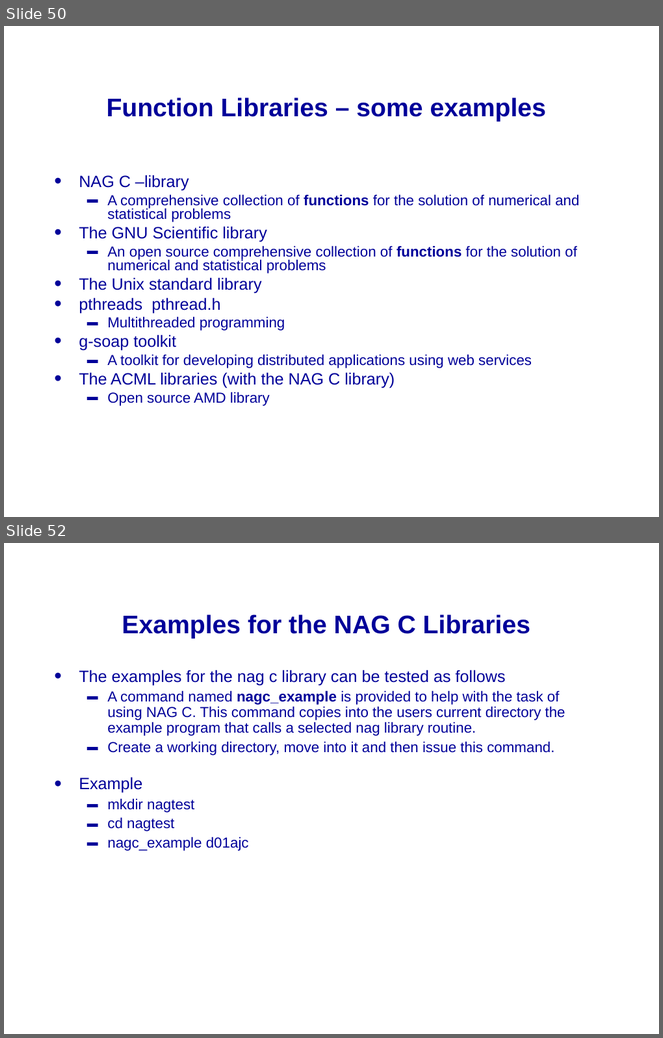
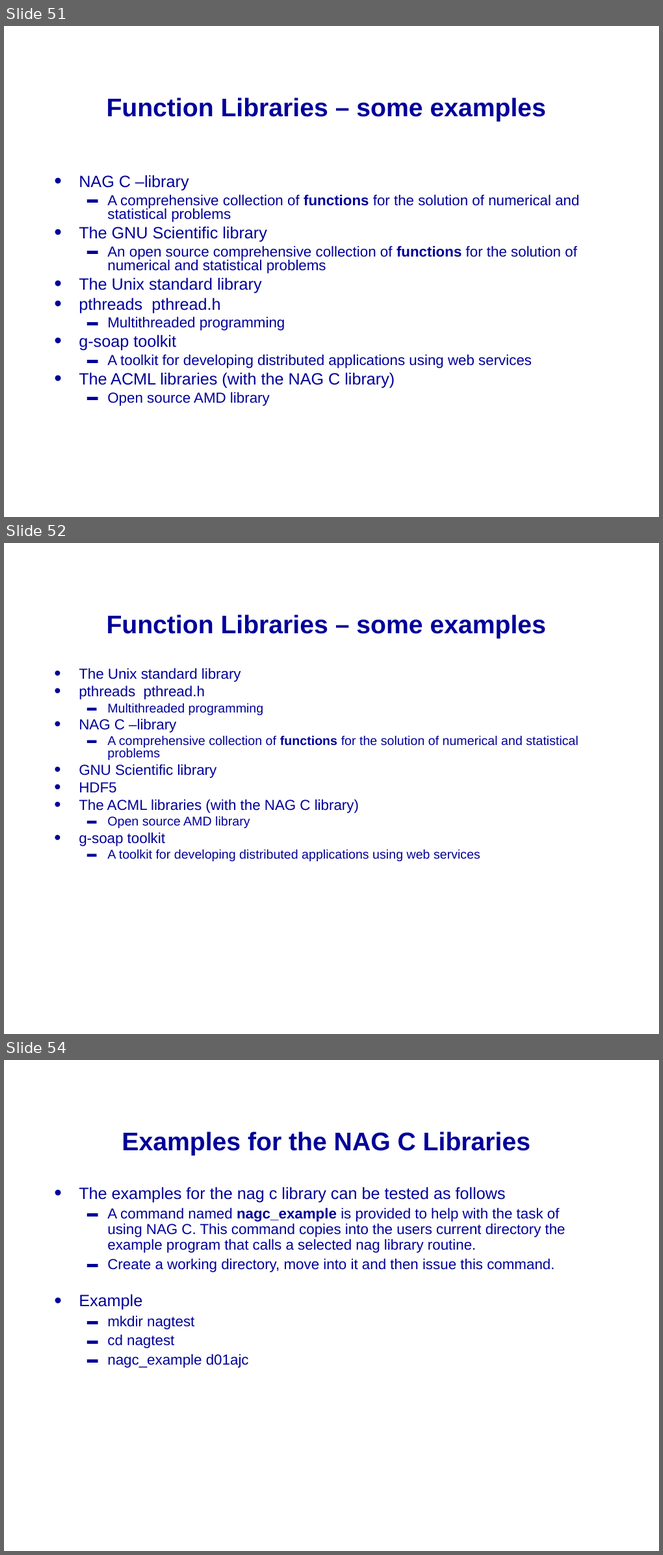
Before and after one commit to mikeg64/iome, a slide deck: src/examples/course/c/presentation/IntrotoC2.ppt. Shown one above the other, each under a label of ours: slides 50 and 52 before the commit, slides 51, 52 and 54 after it; the slides between them are not shown. The pictures are 663x1038 and 663x1555 pixels, drawn with LibreOffice and Linux fonts; fonts in the diff are those of the drawing; background and template pictures are left out. Boxes give left, top, right and bottom in pixels: in the first picture for what was removed or moved away, otherwise in the second. Text is boxed around its words. In the diff, an @@ line names an element or a change of style, - is before the commit and + after.

```diff
--- a/src/examples/course/c/presentation/IntrotoC2.ppt
+++ b/src/examples/course/c/presentation/IntrotoC2.ppt
@@ slide 52 added at [4,543,659,1034], background picture (left out) @@
@@ title added at [107,615,547,639], 28 pt, text #000099, bold @@
+Function Libraries – some examples
@@ text added at [79,668,579,861], 14 pt, text #000099 @@
+• The Unix standard library
+• pthreads pthread.h
+  ▬ Multithreaded programming
+• NAG C –library
+  ▬ A comprehensive collection of functions for the solution of numerical and statistical problems
+• GNU Scientific library
+• HDF5
+• The ACML libraries (with the NAG C library)
+  ▬ Open source AMD library
+• g-soap toolkit
+  ▬ A toolkit for developing distributed applications using web services
@@ what was slide 50 is now slide 51 @@
@@ what was slide 52 is now slide 54 @@
```
Also in this commit, not shown: 2 slides changed, 1 other slide added, 5 other files.
